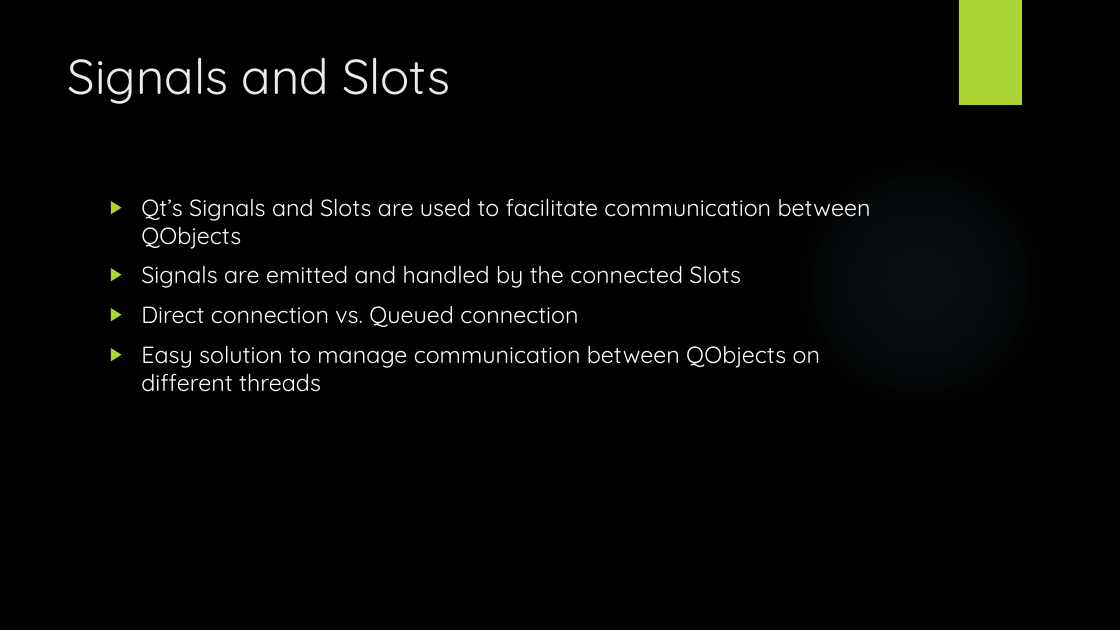
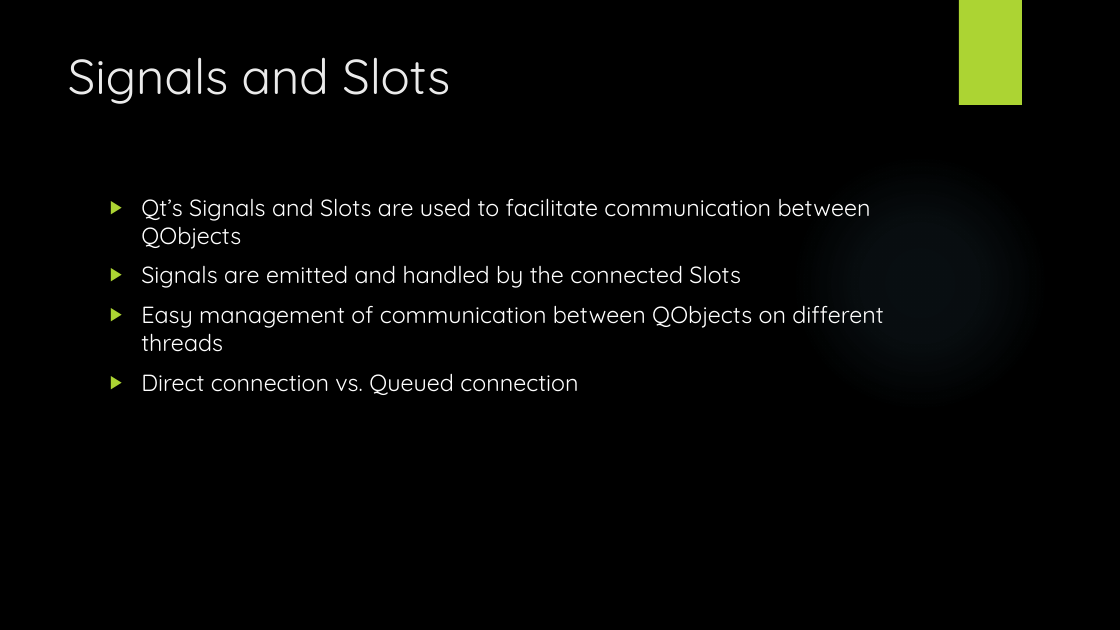
Before and after one commit to tylertrephan/qt-multithreading-tutorial, a slide deck: slide 15 of MultithreadingWithQt.pptx. Drawn at 1120x630 pixels with LibreOffice and Linux fonts; fonts in the diff are those of the drawing; background and template pictures are left out. Boxes give left, top, right and bottom in pixels: in the first picture for what was removed or moved away, otherwise in the second. Text is boxed around its words. In the diff, an @@ line names an element or a change of style, - is before the commit and + after.

```diff
--- a/MultithreadingWithQt.pptx
+++ b/MultithreadingWithQt.pptx
@@ text at [141,306,883,352]: paragraph added @@
+▶ Easy management of communication between QObjects on different threads
@@ text at [141,345,820,392]: paragraph removed @@
-▶ Easy solution to manage communication between QObjects on different threads
```
Also in this commit, not shown: 9 other slides changed.
